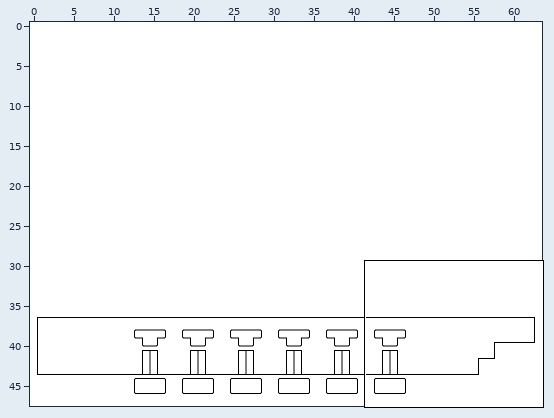
Tiled map: KoboldKit/PlatformerDemo/Resources/32x32/LevelSelection.tmx. Above, an overview of the earlier version with the close-up marked.
Close-up. The starting point:
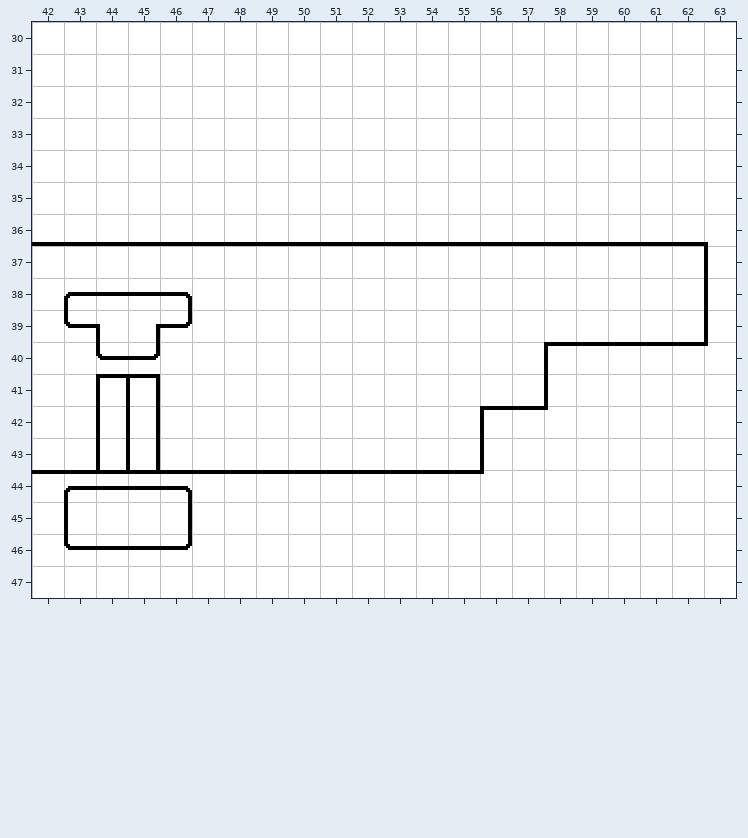
Cells are 16x16 px. Shown: x 42..63, y 30..47. The commit also changed other parts of the map, which this record leaves out. Tiles whose own drawing changed are shown in their newer look in all pictures.
New version:
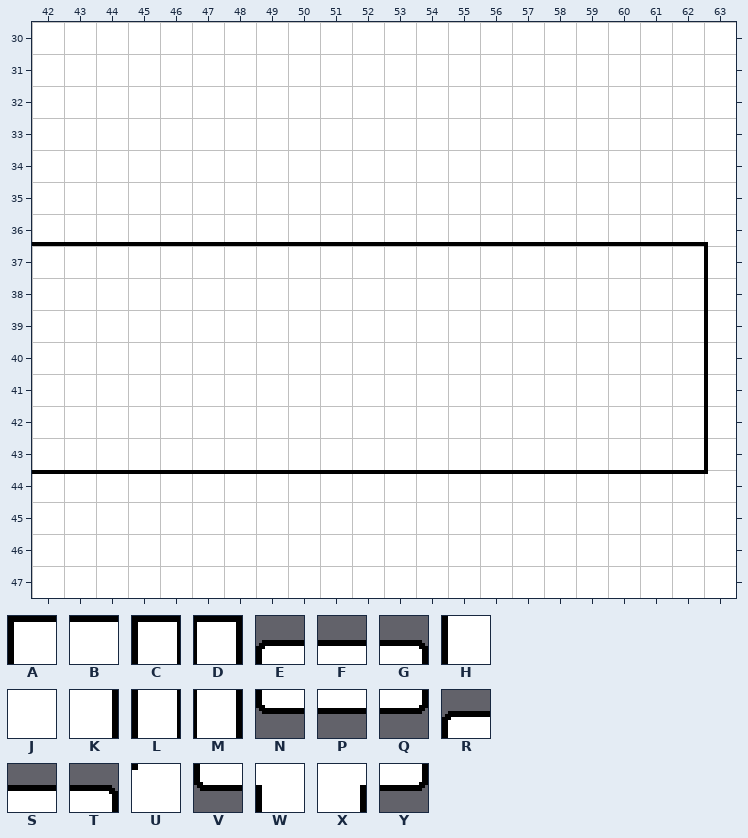
Key: from "Tileset_Geometry_16x16": A 0, B 1, C 8, D 9, E 10, F 11, G 13, H 15, J 16, K 17, L 23, M 24, N 40, P 41, Q 43, R 55, S 56, T 58, U 61, V 70, W 71, X 72, Y 73.
_ is an empty cell.
Tiles replaced or removed in this view: A, B, C, D, E, F, G, H, J, K, L, M, N, P, Q, R, S, T, U, V, W, X, Y.
Change:
Changed rows in their new state; . is an unchanged cell.
Layer "doors":
first column x 44:
41 __
42 __
43 __
Layer "mainlayer":
first column x 56:
40 .._____H
41 .._....H
42 ___....H
43 _......H
44 BBBBBBBU
Layer "labels":
first column x 43:
38 ____
39 ____
40 .__.
first column x 43:
44 ____
45 _.._
46 ____
Pixel boxes of the changes (left, top, right, bottom) in both close-ups:
removed: (64, 292, 192, 550)
changed: (480, 342, 708, 474)
